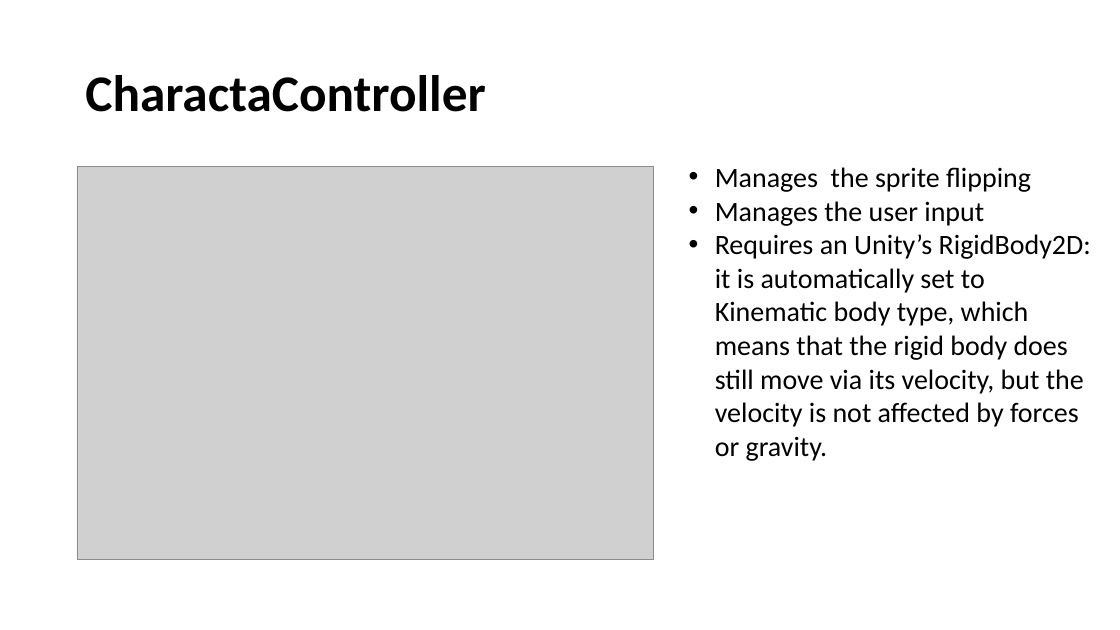
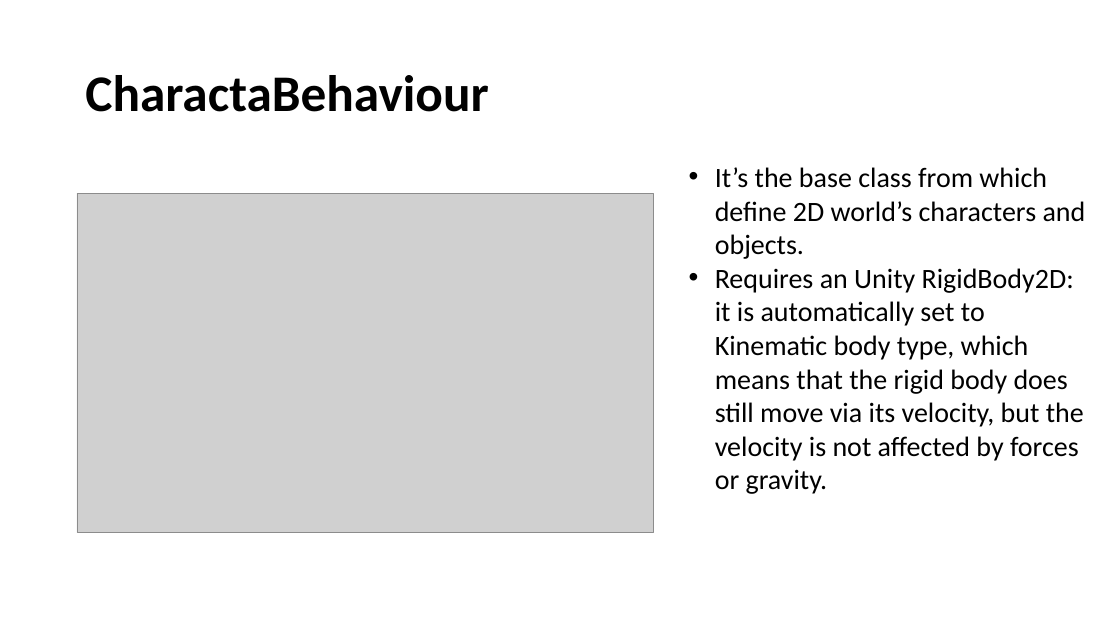
Before and after one commit to vitodtagliente/Characta2D, a slide deck: slide 4 of Assets/Characta2D/Documentation/Characta2D.pptx. Drawn at 1120x630 pixels with LibreOffice and Linux fonts; fonts in the diff are those of the drawing; grey boxes stand for pictures. Boxes give left, top, right and bottom in pixels: in the first picture for what was removed or moved away, otherwise in the second. Text is boxed around its words. In the diff, an @@ line names an element or a change of style, - is before the commit and + after.

```diff
--- a/Assets/Characta2D/Documentation/Characta2D.pptx
+++ b/Assets/Characta2D/Documentation/Characta2D.pptx
@@ title at (x1=85, y1=75, x2=488, y2=112): text changed @@
-CharactaController
+CharactaBehaviour
@@ text at (x1=715, y1=167, x2=1086, y2=494): text changed @@
-• Manages the sprite flipping
-• Manages the user input
-• Requires an Unity’s RigidBody2D:
-  it is automatically set to Kinematic body type, which means that the rigid body does still move via its velocity, but the velocity is not affected by forces or gravity.
+• It’s the base class from which define 2D world’s characters and objects.
+• Requires an Unity RigidBody2D:
+  it is automatically set to Kinematic body type, which means that the rigid body does still move via its velocity, but the velocity is not affected by forces or gravity.
@@ picture resized from (x1=77, y1=166, x2=654, y2=560) to (x1=77, y1=193, x2=654, y2=533) @@
```
Also in this commit, not shown: 2 other slides changed, 2 slides added, 11 other files.
